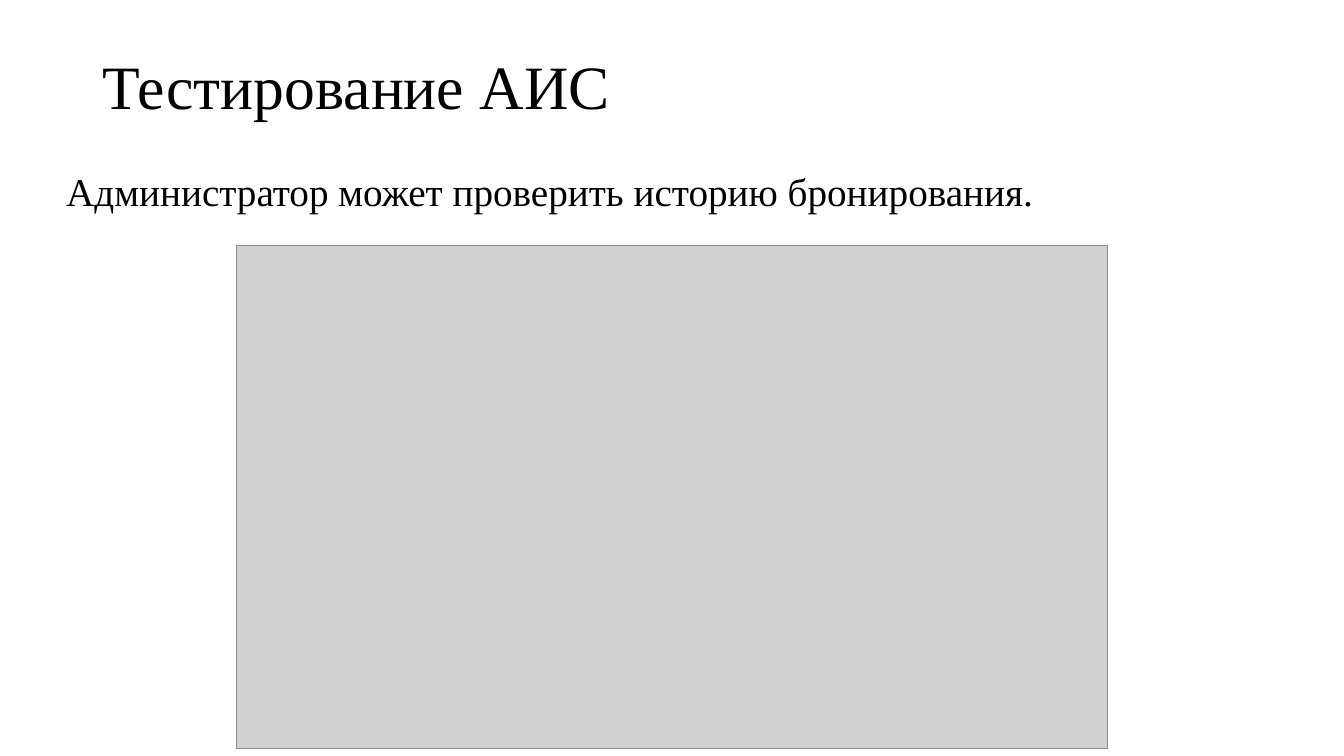
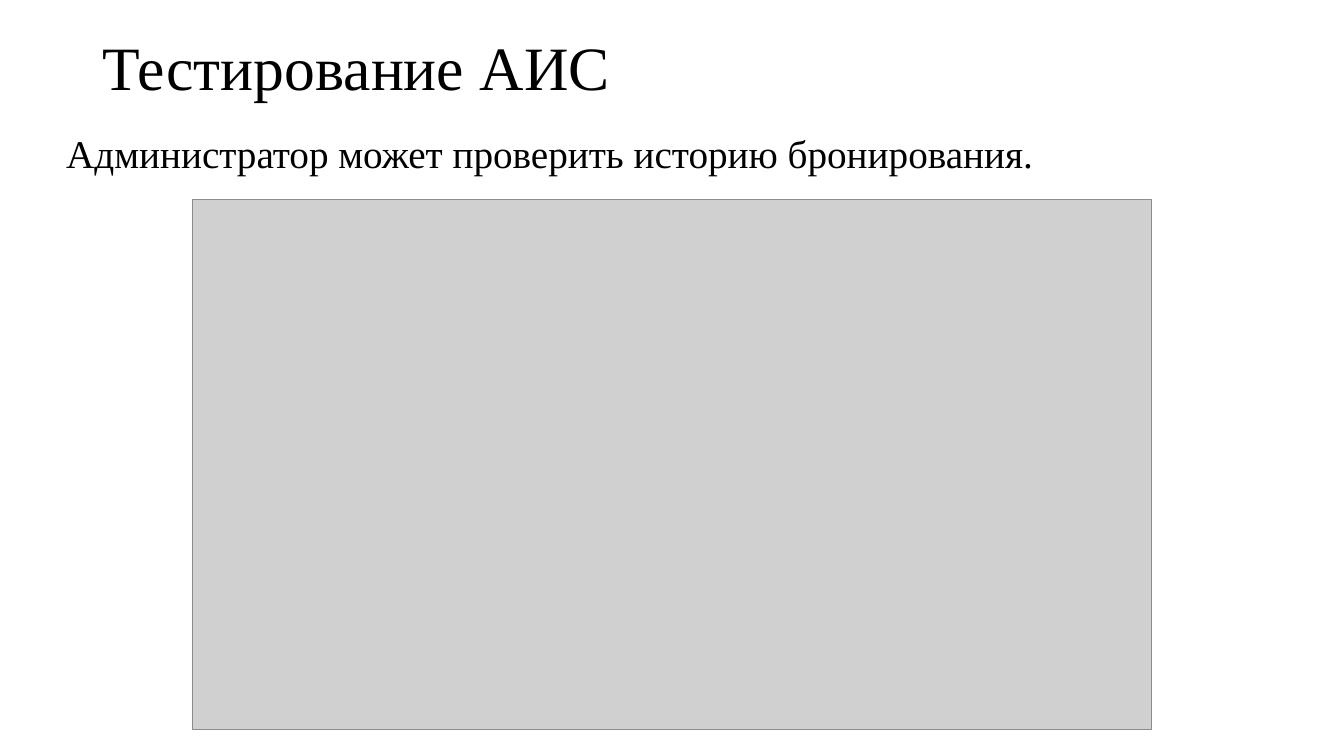
Before and after one commit to depxd/hotel3, a slide deck: slide 16 of Презентаци АИС гостницы.pptx. Drawn at 1344x756 pixels with LibreOffice and Linux fonts; fonts in the diff are those of the drawing; grey boxes stand for pictures. Boxes give left, top, right and bottom in pixels: in the first picture for what was removed or moved away, otherwise in the second. Text is boxed around its words. In the diff, an @@ line names an element or a change of style, - is before the commit and + after.

```diff
--- a/Презентаци АИС гостницы.pptx
+++ b/Презентаци АИС гостницы.pptx
@@ title "Тестирование АИС": place and size @@
-title "Тестирование АИС" at (102,68,610,120)
+title "Тестирование АИС" at (102,49,610,102)
@@ text "Администратор может проверить историю бронирования.": place and size @@
-text "Администратор может проверить историю бронирования." at (66,178,1033,213)
+text "Администратор может проверить историю бронирования." at (66,140,1033,175)
@@ picture: place and size @@
-picture at (237,245,1108,749)
+picture at (193,200,1152,729)
```
Also in this commit, not shown: 18 other slides changed, 2 other files.
